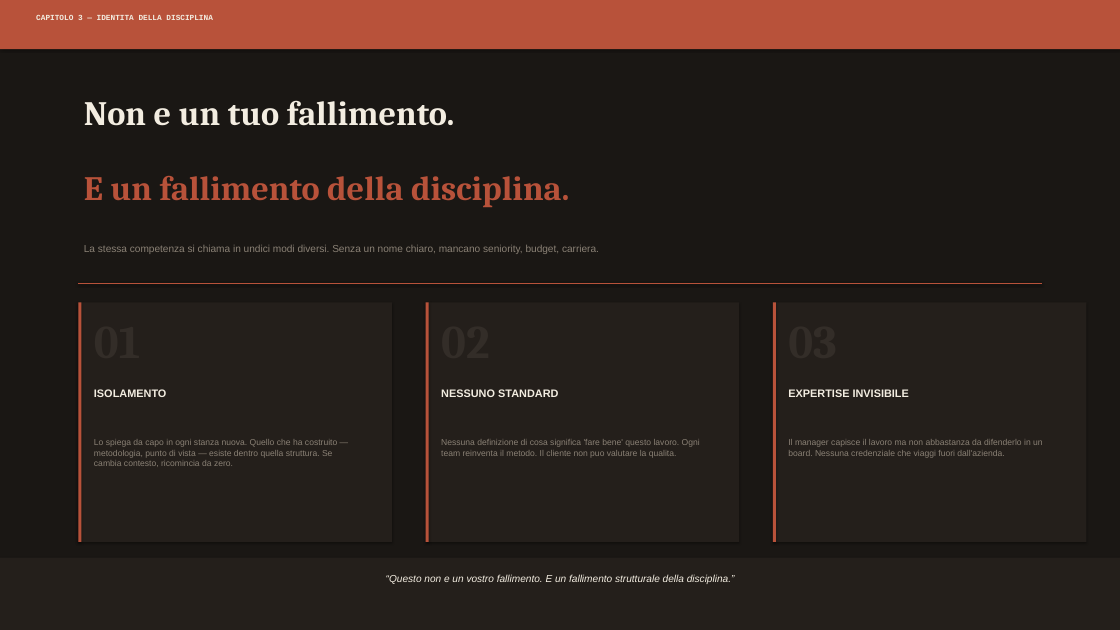
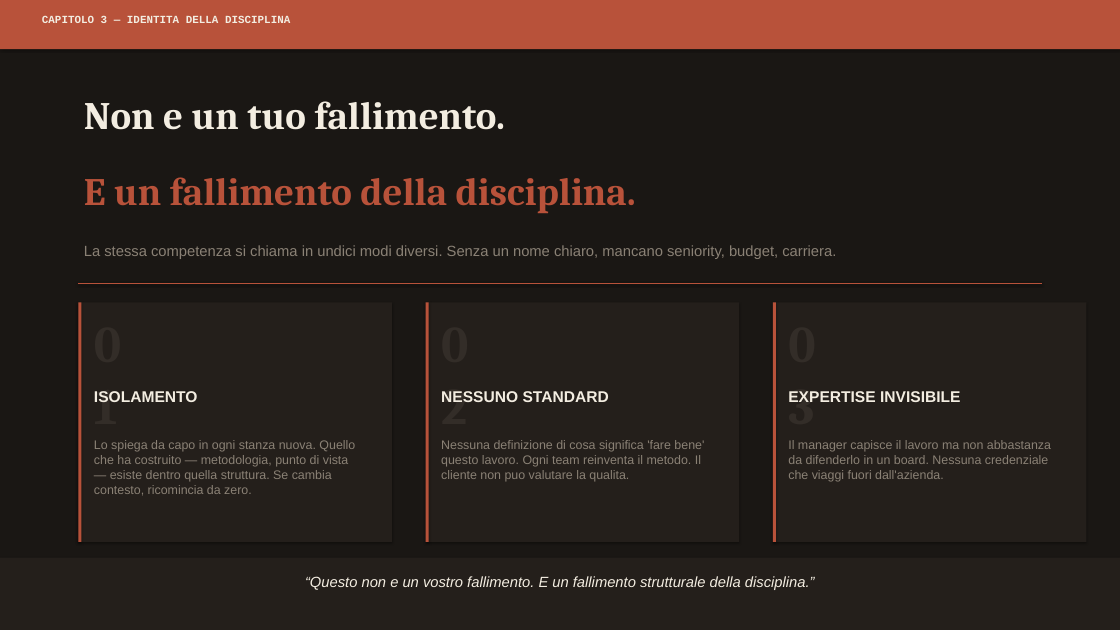
Before and after one commit to vincenzom1986/Test, a slide deck: slide 6 of Social_Listening_Speech_FINAL_v4.pptx. Drawn at 1120x630 pixels with LibreOffice and Linux fonts; fonts in the diff are those of the drawing. Boxes give left, top, right and bottom in pixels: in the first picture for what was removed or moved away, otherwise in the second. Text is boxed around its words. In the diff, an @@ line names an element or a change of style, - is before the commit and + after.

```diff
--- a/Social_Listening_Speech_FINAL_v4.pptx
+++ b/Social_Listening_Speech_FINAL_v4.pptx
@@ text "CAPITOLO 3 — IDENTITA DELLA ..." at bbox=[42, 16, 290, 23]: size 10 to 14 pt @@
@@ text "Non e un tuo fallimento." at bbox=[84, 101, 506, 130]: size 44 to 50 pt @@
@@ text "E un fallimento della disciplina." at bbox=[84, 177, 636, 213]: size 44 to 50 pt @@
@@ text "La stessa competenza si chiama ..." at bbox=[84, 245, 836, 259]: size 13 to 19 pt @@
@@ text added at bbox=[88, 309, 150, 378], 66 pt, text #332D28, bold @@
+01
@@ text added at bbox=[436, 309, 497, 378], 66 pt, text #332D28, bold @@
+02
@@ text added at bbox=[783, 309, 844, 378], 66 pt, text #332D28, bold @@
+03
@@ size 14 to 20 pt in 3 elements at bbox=[94, 391, 198, 402], bbox=[441, 391, 609, 402], bbox=[788, 391, 960, 402] @@
@@ size 11 to 16 pt in 3 elements at bbox=[94, 440, 355, 496], bbox=[441, 440, 704, 482], bbox=[788, 440, 1051, 482] @@
@@ text "“Questo non e un vostro ..." at bbox=[305, 576, 815, 590]: size 13 to 19 pt @@
```
Also in this commit, not shown: 19 other slides changed.
